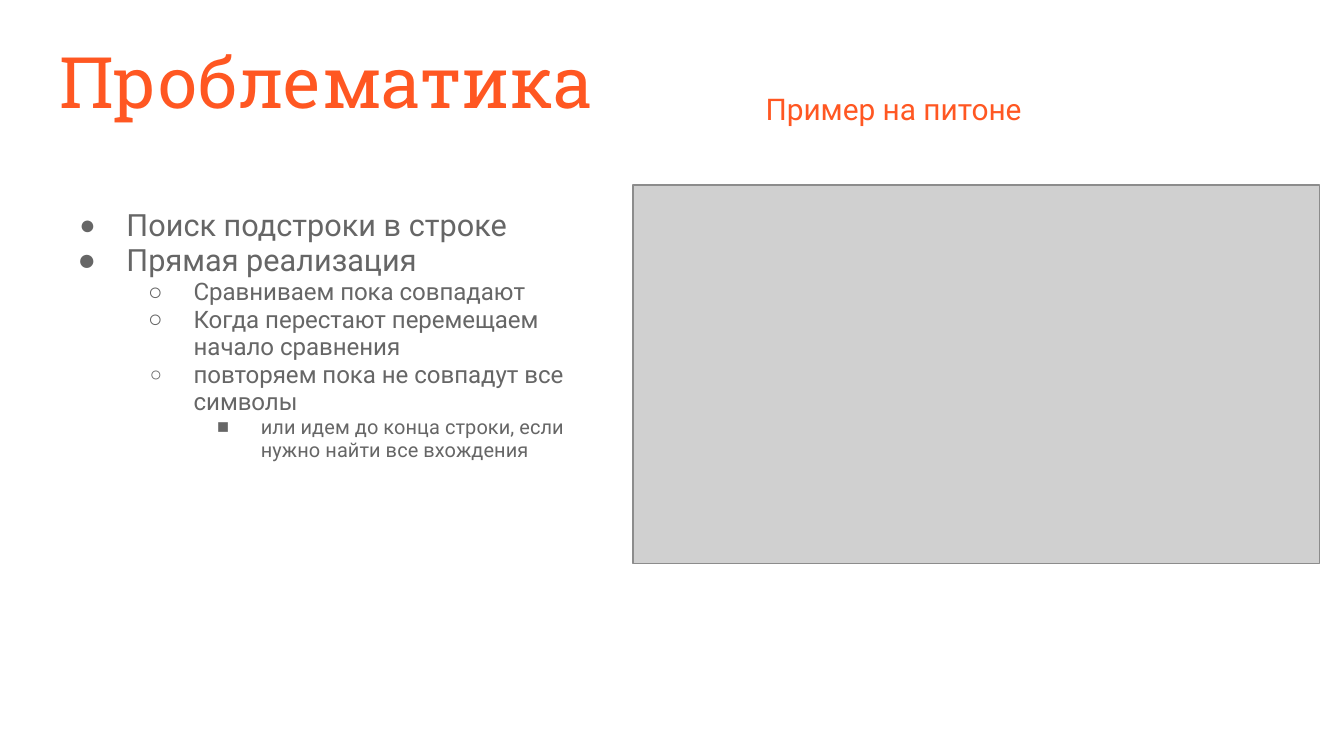
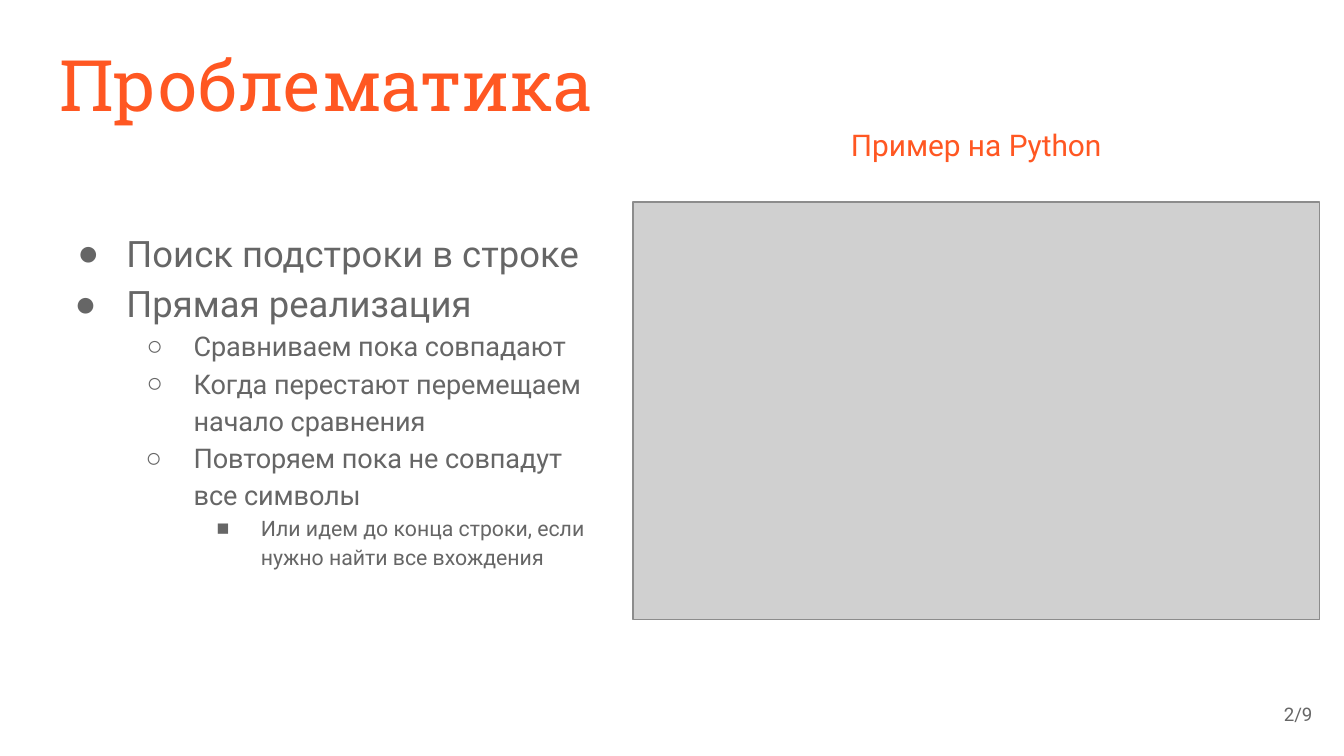
Before and after one commit to AmarskiyArtem/firstSemester, a slide deck: slide 2 of homeworks/reports/KMP.30.11.22/Amarskiy. KMP. 30.11.22. report.pptx. Drawn at 1344x756 pixels with LibreOffice and Linux fonts; fonts in the diff are those of the drawing; grey boxes stand for pictures. Boxes give left, top, right and bottom in pixels: in the first picture for what was removed or moved away, otherwise in the second. Text is boxed around its words. In the diff, an @@ line names an element or a change of style, - is before the commit and + after.

```diff
--- a/homeworks/reports/KMP.30.11.22/Amarskiy. KMP. 30.11.22. report.pptx
+++ b/homeworks/reports/KMP.30.11.22/Amarskiy. KMP. 30.11.22. report.pptx
@@ text at <box>851,133,1102,163</box>: text changed @@
-Пример на питоне
+Пример на Python
@@ picture: place and size @@
-picture at <box>633,185,1320,564</box>
+picture at <box>633,202,1320,620</box>
@@ text at <box>126,241,581,437</box>: size 16.4 to 19.5 pt in "Поиск подстроки в строке", "Прямая реализация"; size 12.9 to 14.4 pt in "Сравниваем пока совпадают", "Когда перестают перемещаем начало сравнения"; indent changed; line spacing 0.95 to 1.15 @@
@@ text at <box>194,448,584,570</box>: text changed; size 10.8 to 11.4 pt @@
-  ○ повторяем пока не совпадут все символы
-    ■ или идем до конца строки, если нужно найти все вхождения
+  ○ Повторяем пока не совпадут все символы
+    ■ Или идем до конца строки, если нужно найти все вхождения
@@ page number added at <box>1284,707,1313,722</box>, 10 pt, text #666666 @@
+2/9
```
Also in this commit, not shown: 6 other slides changed, 1 slide added.
